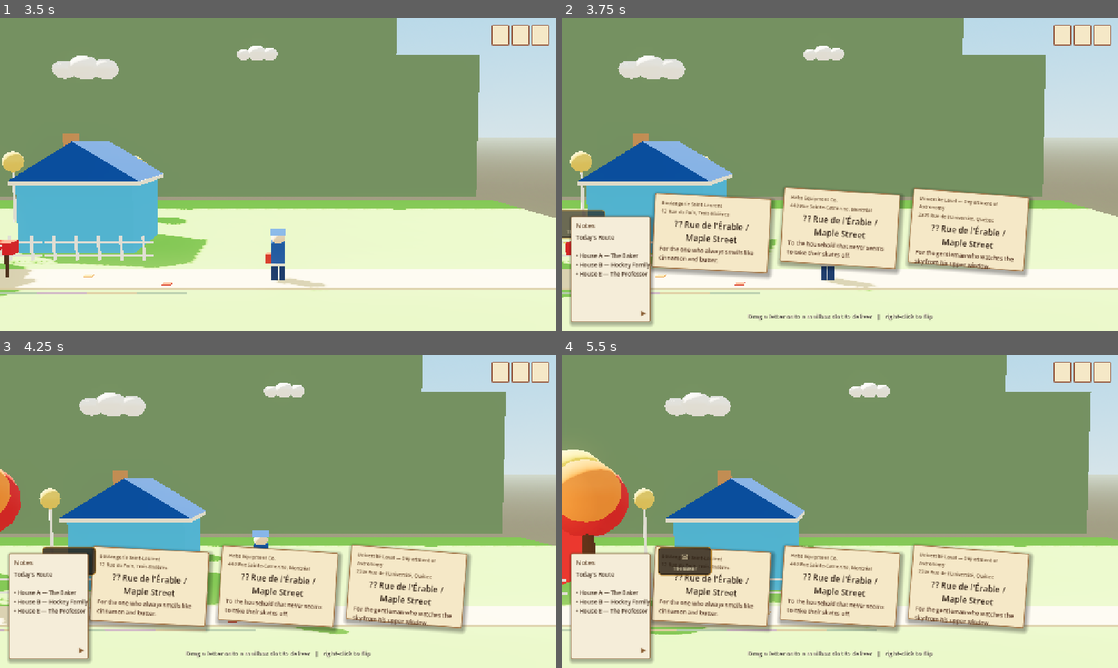
Above: before the commit, frames 1-4 (two rows, left to right).
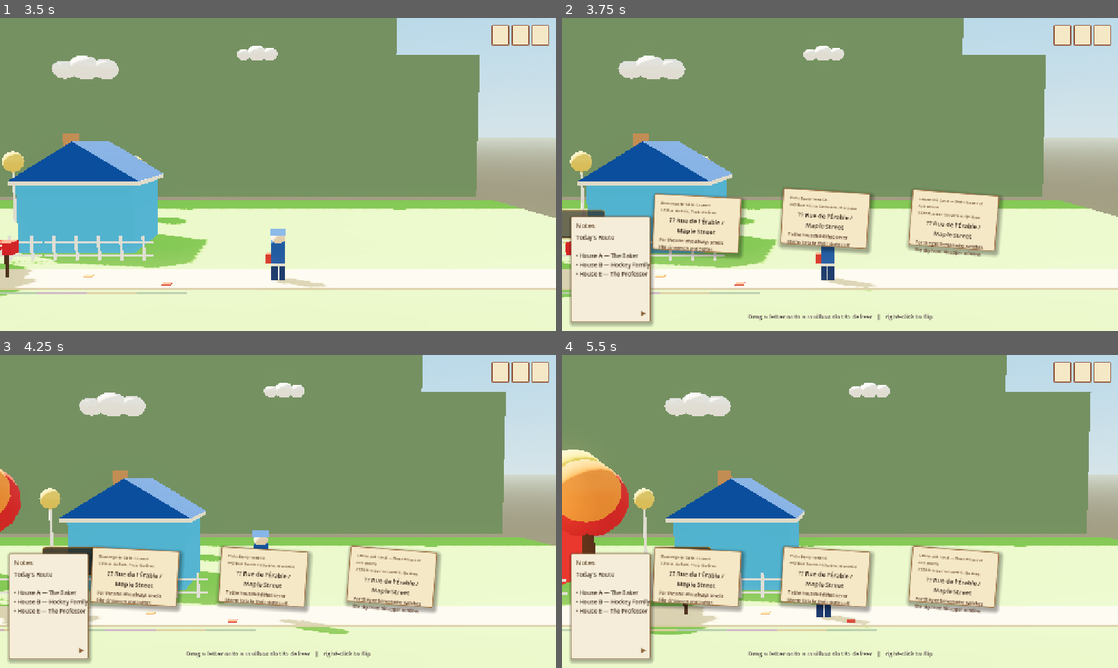
Above: after the commit, the same moments.

Repository: mariam-arab/Mailman
Game: Godot game, scene res://scenes/levels/neighborhood_01.tscn
Two runs of this game, one before a commit and one after it. Both use one fixed random seed, a clock stepped at 60 frames per second and the inputs below.
Inputs (mouse positions are in pixels of both pictures, inside the frame that each line leads up to):
- Up to frame 1 (3.5 s): tap Enter at 0.5 s; move the mouse to (400, 158) at 0.52 s; hold D (move_right) 0.53-1.25 s; hold E (interact) 0.53-1.25 s; click (400, 158) at 0.67 s; tap Space (jump) at 0.77 s; drag from (166, 190) to (250, 237) at 1.27 s; move the mouse to (333, 105) at 2.02 s; hold D (move_right) 2.03-2.75 s; hold E (interact) 2.03-2.75 s; drag from (250, 237) to (111, 127) at 2.77 s
- Up to frame 2 (3.75 s): move the mouse to (1006, 221) at 3.52 s; hold A (move_left) from 3.53 s (still down); hold Tab (inspect_mail) from 3.53 s (still down)
- Up to frame 3 (4.25 s): keep holding A (move_left); keep holding Tab (inspect_mail); tap Space (jump) at 3.77 s; tap E (interact) at 3.8 s
- Up to frame 4 (5.5 s): release A (move_left) at 4.25 s; release Tab (inspect_mail) at 4.25 s; tap Enter at 4.25, 5 s; drag from (673, 464) to (756, 433) at 4.27 s; move the mouse to (867, 511) at 5.02 s; hold A (move_left) from 5.03 s (still down); hold E (interact) from 5.03 s (still down); click (867, 511) at 5.17 s

Frame 1 is identical in both runs. In frame 2, 8.3% of the frame differs, in the area x 1-85%, y 54-84%; in frame 3, 9.5%; in frame 4, 10%, in the area x 16-85%, y 60-90%.

Commit message:
overlay inventory hud

Diff:
--- a/scenes/levels/neighborhood_01.tscn
+++ b/scenes/levels/neighborhood_01.tscn
@@ -186,67 +186,67 @@
 transform = Transform3D(0, 0, 1, 0, 1, 0, -1, 0, 0, -6.4, 0, -11)
 body_color = Color(0.22, 0.65, 0.88, 1)
 roof_color = Color(0.15, 0.32, 0.62, 1)
-house_label = "The Baker"
+house_label = "306"
 
 [node name="MailboxA" parent="." unique_id=73382580 instance=ExtResource("5_mailbox")]
 transform = Transform3D(1, 0, 0, 0, 1, 0, 0, 0, 1, -0.2, 0, -10.2)
-house_id = "house_a"
-house_label = "The Baker"
+house_id = "house_306"
+house_label = "306"
 
 [node name="HouseB" parent="." unique_id=1786162234 instance=ExtResource("4_house")]
 transform = Transform3D(0, 0, 1, 0, 1, 0, -1, 0, 0, -6, 0, -0.5)
 body_color = Color(0.92, 0.2, 0.18, 1)
 roof_color = Color(0.5, 0.22, 0.15, 1)
-house_label = "The Hockey Family"
+house_label = "305"
 
 [node name="MailboxB" parent="." unique_id=960657732 instance=ExtResource("5_mailbox")]
 transform = Transform3D(1, 0, 0, 0, 1, 0, 0, 0, 1, -0.1, 0, 0.3)
-house_id = "house_b"
-house_label = "The Hockey Family"
+house_id = "house_305"
+house_label = "305"
 
 [node name="HouseC" parent="." unique_id=1504425202 instance=ExtResource("4_house")]
 transform = Transform3D(0, 0, 1, 0, 1, 0, -1, 0, 0, -5.8, 0, 10.2)
 body_color = Color(0.96, 0.84, 0.15, 1)
 roof_color = Color(0.55, 0.38, 0.12, 1)
-house_label = "The Gardener"
+house_label = "304"
 
 [node name="MailboxC" parent="." unique_id=144983231 instance=ExtResource("5_mailbox")]
 transform = Transform3D(1, 0, 0, 0, 1, 0, 0, 0, 1, 0, 0, 10.9)
-house_id = "house_c"
-house_label = "The Gardener"
+house_id = "house_304"
+house_label = "304"
 
 [node name="HouseD" parent="." unique_id=607186217 instance=ExtResource("4_house")]
 transform = Transform3D(0, 0, 1, 0, 1, 0, -1, 0, 0, -6.2, 0, 21)
 body_color = Color(0.22, 0.78, 0.5, 1)
 roof_color = Color(0.15, 0.42, 0.32, 1)
-house_label = "The Musician"
+house_label = "303"
 
 [node name="MailboxD" parent="." unique_id=809093751 instance=ExtResource("5_mailbox")]
 transform = Transform3D(1, 0, 0, 0, 1, 0, 0, 0, 1, -0.1, 0, 20.7)
-house_id = "house_d"
-house_label = "The Musician"
+house_id = "house_303"
+house_label = "303"
 
 [node name="HouseE" parent="." unique_id=738154609 instance=ExtResource("4_house")]
 transform = Transform3D(0, 0, 1, 0, 1, 0, -1, 0, 0, -5.9, 0, 31)
 body_color = Color(0.92, 0.5, 0.2, 1)
 roof_color = Color(0.48, 0.26, 0.12, 1)
-house_label = "The Professor"
+house_label = "302"
 
 [node name="MailboxE" parent="." unique_id=177749693 instance=ExtResource("5_mailbox")]
 transform = Transform3D(1, 0, 0, 0, 1, 0, 0, 0, 1, 0, 0, 30.5)
-house_id = "house_e"
-house_label = "The Professor"
+house_id = "house_302"
+house_label = "302"
 
 [node name="HouseF" parent="." unique_id=1544757676 instance=ExtResource("4_house")]
 transform = Transform3D(0, 0, 1, 0, 1, 0, -1, 0, 0, -6.3, 0, 41.2)
 body_color = Color(0.7, 0.3, 0.85, 1)
 roof_color = Color(0.38, 0.18, 0.48, 1)
-house_label = "The Retired Couple"
+house_label = "301"
 
 [node name="MailboxF" parent="." unique_id=419945241 instance=ExtResource("5_mailbox")]
 transform = Transform3D(1, 0, 0, 0, 1, 0, 0, 0, 1, -0.2, 0, 40.7)
-house_id = "house_f"
-house_label = "The Retired Couple"
+house_id = "house_301"
+house_label = "301"
 
 [node name="FenceA1" parent="." unique_id=1870710765 instance=ExtResource("8_fence")]
 transform = Transform3D(1, 0, 0, 0, 1, 0, 0, 0, 1, -2.8, 0, -12.5)
--- a/scripts/ui/hud.gd
+++ b/scripts/ui/hud.gd
@@ -201,8 +201,8 @@
 
 
 func _make_envelope(letter, index: int, total: int) -> Panel:
-	const EW := 268.0
-	const EH := 172.0
+	const EW := 200.0
+	const EH := 128.0
 	var card := Panel.new()
 	card.custom_minimum_size = Vector2(EW, EH)
 	card.size                = Vector2(EW, EH)
@@ -227,16 +227,16 @@
 	fv.add_theme_constant_override("separation", 6)
 	var s := Label.new(); s.name = "Sender"
 	s.autowrap_mode = TextServer.AUTOWRAP_WORD
-	s.add_theme_font_size_override("font_size", 11)
+	s.add_theme_font_size_override("font_size", 9)
 	s.add_theme_color_override("font_color", Color(0.40, 0.28, 0.18, 1))
 	var a := Label.new(); a.name = "Address"
 	a.horizontal_alignment = HORIZONTAL_ALIGNMENT_CENTER
 	a.autowrap_mode = TextServer.AUTOWRAP_WORD
-	a.add_theme_font_size_override("font_size", 19)
+	a.add_theme_font_size_override("font_size", 14)
 	a.add_theme_color_override("font_color", Color(0.18, 0.12, 0.08, 1))
 	var r := Label.new(); r.name = "Recipient"
 	r.autowrap_mode = TextServer.AUTOWRAP_WORD
-	r.add_theme_font_size_override("font_size", 13)
+	r.add_theme_font_size_override("font_size", 10)
 	r.add_theme_color_override("font_color", Color(0.35, 0.22, 0.15, 1))
 	fv.add_child(s); fv.add_child(a); fv.add_child(r)
 	front.add_child(fv)
@@ -254,11 +254,11 @@
 	var ch := Label.new()
 	ch.text = "— scrawled on the back —"
 	ch.horizontal_alignment = HORIZONTAL_ALIGNMENT_CENTER
-	ch.add_theme_font_size_override("font_size", 12)
+	ch.add_theme_font_size_override("font_size", 10)
 	ch.add_theme_color_override("font_color", Color(0.42, 0.30, 0.20, 1))
 	var cl := Label.new(); cl.name = "Clue"
 	cl.autowrap_mode = TextServer.AUTOWRAP_WORD
-	cl.add_theme_font_size_override("font_size", 14)
+	cl.add_theme_font_size_override("font_size", 11)
 	cl.add_theme_color_override("font_color", Color(0.18, 0.12, 0.08, 1))
 	bv.add_child(ch); bv.add_child(cl)
 	back.add_child(bv)
@@ -315,6 +315,7 @@
 				var sp := _make_slot_panel(house_lbl, screen_pos)
 				sp.modulate.a = 0.0
 				envelopes_layer.add_child(sp)
+				envelopes_layer.move_child(sp, 0)
 				_slot_panels[node] = sp
 				var tw := create_tween()
 				tw.tween_property(sp, "modulate:a", 1.0, 0.25)
